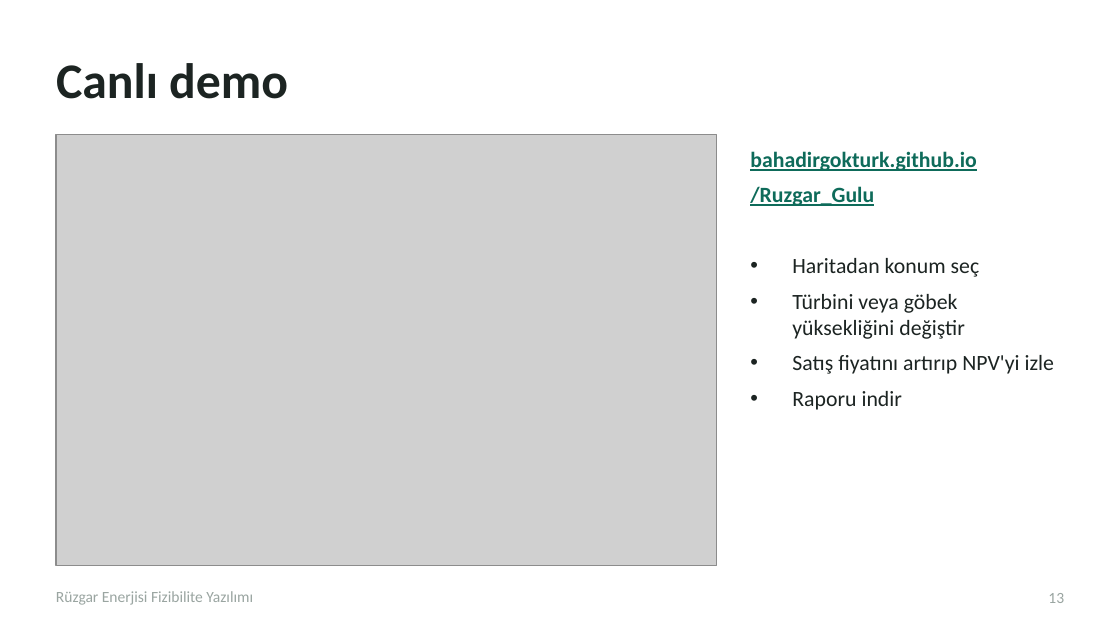
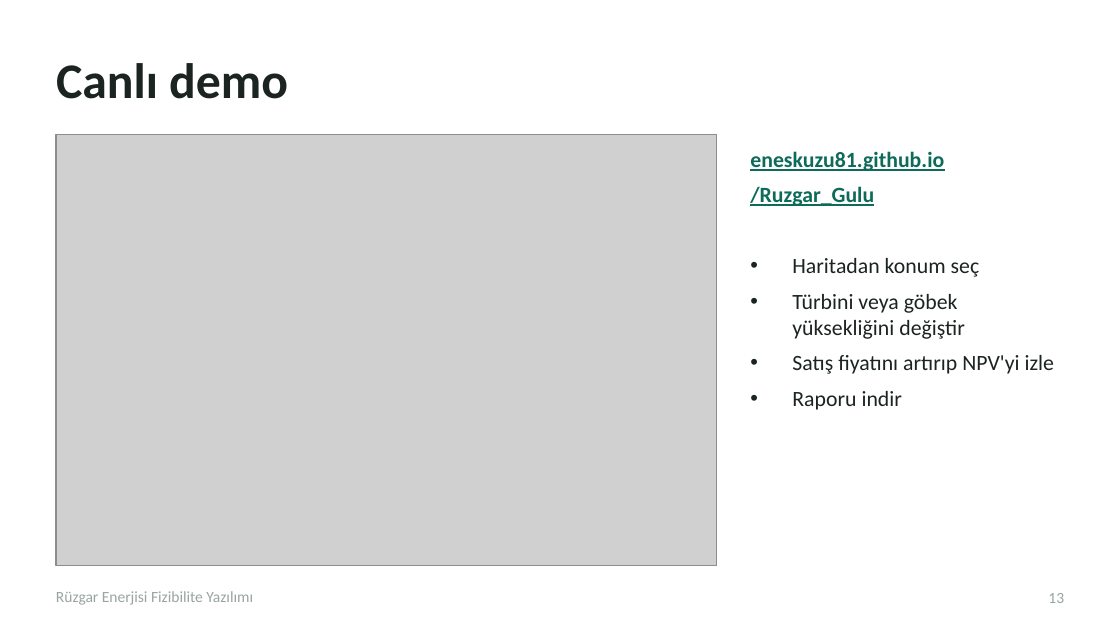
Before and after one commit to EnesKuzu81/Ruzgar_Gulu, a slide deck: slide 13 of sunum/Ruzgar_Fizibilite_Sunum.pptx. Drawn at 1120x630 pixels with LibreOffice and Linux fonts; fonts in the diff are those of the drawing; grey boxes stand for pictures. Boxes give left, top, right and bottom in pixels: in the first picture for what was removed or moved away, otherwise in the second. Text is boxed around its words. In the diff, an @@ line names an element or a change of style, - is before the commit and + after.

```diff
--- a/sunum/Ruzgar_Fizibilite_Sunum.pptx
+++ b/sunum/Ruzgar_Fizibilite_Sunum.pptx
@@ text at [750,151,944,171]: text changed @@
-bahadirgokturk.github.io
+eneskuzu81.github.io
```
